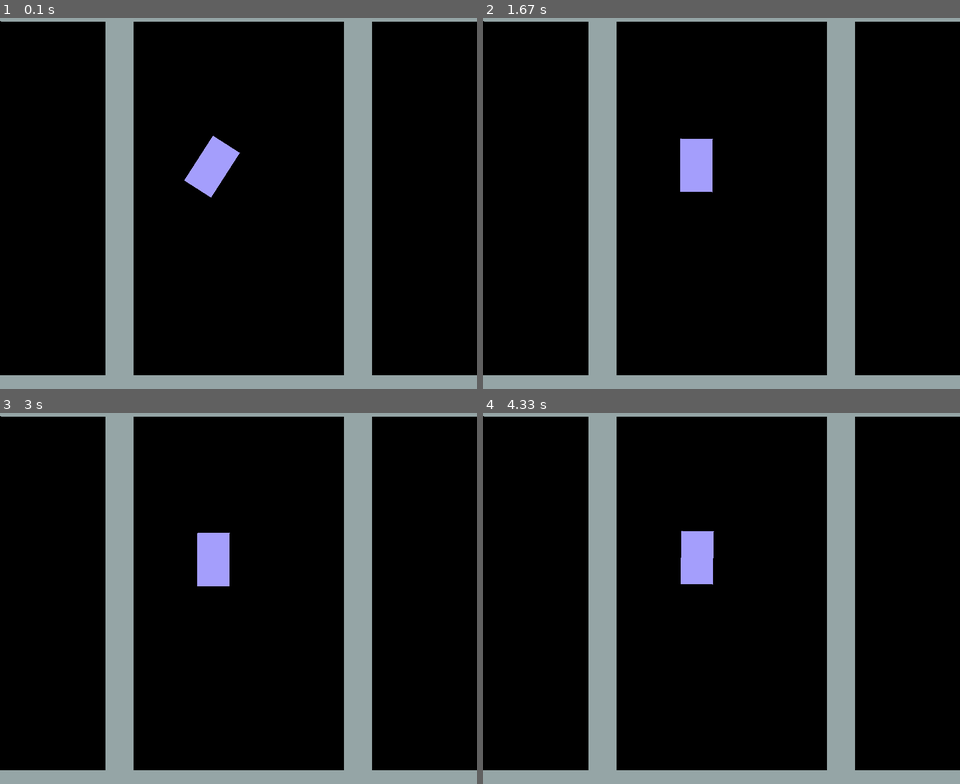
Above: before the commit, frames 1-4 (two rows, left to right).
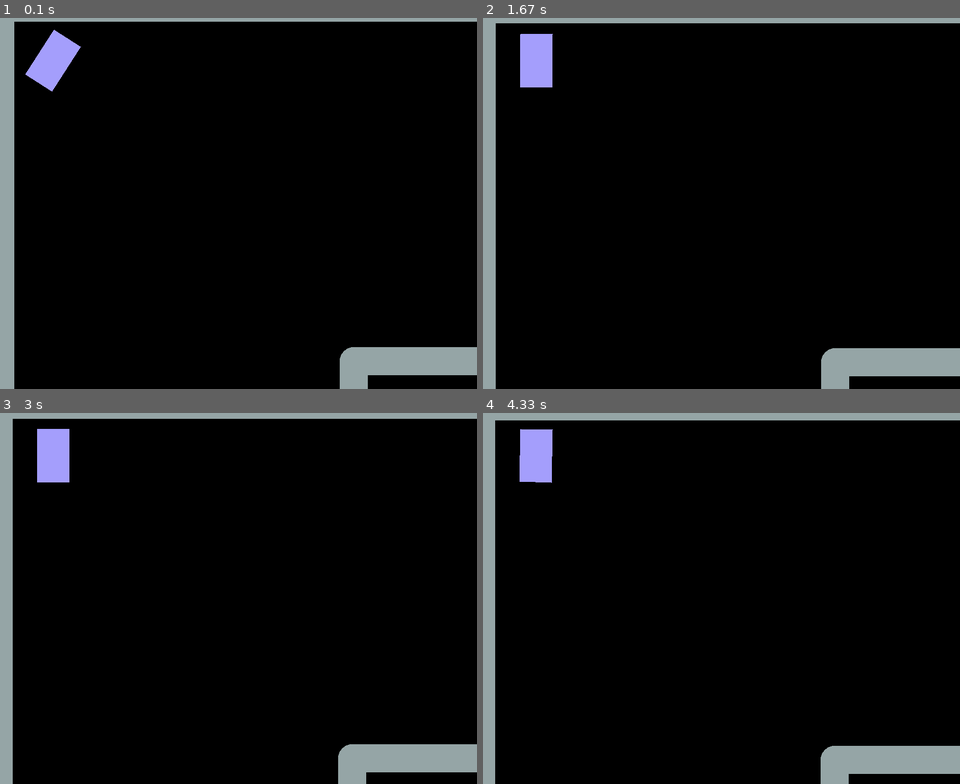
Above: after the commit, the same moments.

Repository: nelttjen/pygame_Project
Game: pygame game, started from test_force.py
Two runs of this game, one before a commit and one after it. Both use one fixed random seed, a clock stepped at 60 frames per second and the inputs below.
Inputs:
- Up to frame 1 (0.1 s): no input
- Up to frame 2 (1.67 s): hold Right 0.33-0.8 s; hold Up 0.83-1.13 s; hold Right 1.17-1.63 s
- Up to frame 3 (3 s): hold Left 1.67-2.2 s; hold Down 2.23-2.53 s; hold Left 2.57-2.97 s
- Up to frame 4 (4.33 s): hold Up 3-3.37 s; hold Right 3.4-4.03 s; hold Down from 4.07 s (still down)

The runs differ from the first frame. In frame 1, 21% of the frame differs, in the area x 0-100%, y 0-100%; in frame 2, 21%; in frame 3, 21%; in frame 4, 21%.

Commit message:
Добавил камеру

Diff:
--- a/test_force.py
+++ b/test_force.py
@@ -7,45 +7,38 @@
 
 pymunk.pygame_util.positive_y_is_up = False
 
-RES = WIDTH, HEIGHT = 900, 720
+RES = WIDTH, HEIGHT = 2000, 2000
 FPS = 60
 
 
 pg.init()
-surface = pg.display.set_mode(RES)
+surface = pg.display.set_mode((900, 720))
 clock = pg.time.Clock()
 draw_options = pymunk.pygame_util.DrawOptions(surface)
 
 space = pymunk.Space()
 space.gravity = 0, 0
 
-segment_shape = pymunk.Segment(space.static_body, (2, HEIGHT), (WIDTH, HEIGHT), 26)
-space.add(segment_shape)
-segment_shape.elasticity = 0.8
-segment_shape.friction = 1.0
 
-segment_shape = pymunk.Segment(space.static_body, (WIDTH / 4, 0), (WIDTH / 4, HEIGHT), 26)
-space.add(segment_shape)
-segment_shape.elasticity = 0.8
-segment_shape.friction = 1.0
+def draw_wall(x, y, x2, y2):
+    c = [[x, y, x2, y], [x2, y, x2, y2], [x2, y2, x, y2], [x, y2, x, y]]
+    for i in c:
+        segment_shape = pymunk.Segment(
+            space.static_body, (i[0], i[1]), (i[2], i[3]), 26)
+        space.add(segment_shape)
+        segment_shape.elasticity = 0.8
+        segment_shape.friction = 1.0
 
-segment_shape = pymunk.Segment(space.static_body, (WIDTH / 4 * 3, 0), (WIDTH / 4 * 3, HEIGHT), 26)
-space.add(segment_shape)
-segment_shape.elasticity = 0.8
-segment_shape.friction = 1.0
 
-segment_shape = pymunk.Segment(space.static_body, (2, 0), (WIDTH, 0), 26)
-space.add(segment_shape)
-segment_shape.elasticity = 0.8
-segment_shape.friction = 1.0
-
+draw_wall(0, 0, WIDTH, HEIGHT)
+draw_wall(WIDTH / 3, HEIGHT / 3, WIDTH - WIDTH / 3, HEIGHT - HEIGHT / 3)
 car_mass = 0.5
 
 car_shape = pymunk.Poly.create_box(None, size=(100, 60))
 car_shape.color = [randrange(256) for i in range(4)]
 car_moment = pymunk.moment_for_poly(car_mass/5, car_shape.get_vertices())
 car_shape.body = pymunk.Body(car_mass, car_moment)
-car_shape.body.position = (400, 300)
+car_shape.body.position = (100, 100)
 car_shape.body.angle = -1
 space.add(car_shape, car_shape.body)
 
@@ -58,6 +51,12 @@
 motion = STOP
 motion2 = STOP
 
+translation = pymunk.Transform()
+scaling = 1
+rotation = 0
+
+old = oldi = 100
+
 turn, move = 0, 0
 while True:
     pg.display.flip()
@@ -65,17 +64,17 @@
 
     surface.fill(pg.Color('black'))
 
-#компенсация вращения
+# компенсация вращения
     angularForce = 1*car_shape.body.angular_velocity
     car_shape.body.apply_force_at_local_point((0, angularForce), (-50, 0))
     car_shape.body.apply_force_at_local_point((0, -angularForce), (50, 0))
-#компенсация заноса
+# компенсация заноса
     angle = car_shape.body.angle
     velocity = car_shape.body.velocity.rotated(-angle)
     car_shape.body.apply_force_at_local_point((0, 1*-velocity.y))
-#естественное торможение
+# естественное торможение
     car_shape.body.apply_force_at_local_point((0.1*-velocity.x, 0))
-#мотор
+# мотор
     car_shape.body.apply_force_at_local_point((10*move, 3*turn), (-50, 0))
     space.step(1 / FPS)
     space.debug_draw(draw_options)
@@ -83,10 +82,6 @@
     for event in pg.event.get():
         if event.type == pg.QUIT:
             exit()
-        if event.type == pg.MOUSEBUTTONDOWN:
-            if event.button == 1:
-                create_square(space, event.pos)
-                print(event.pos)
         if event.type == pg.KEYDOWN:
             if event.key == pg.K_LEFT:
                 motion = LEFT
@@ -107,3 +102,20 @@
             if event.key in [pg.K_UP, pg.K_DOWN]:
                 motion2 = STOP
                 move = 0
+
+    translation = translation.translated(
+        old - car_shape.body.position.x,
+        oldi - car_shape.body.position.y,
+    )
+    scaling = 1
+
+    old = car_shape.body.position.x
+    oldi = car_shape.body.position.y
+
+    draw_options.transform = (
+        pymunk.Transform.translation(300, 300)
+        @ pymunk.Transform.scaling(scaling)
+        @ translation
+        @ pymunk.Transform.rotation(rotation)
+        @ pymunk.Transform.translation(-300, -300)
+    )
